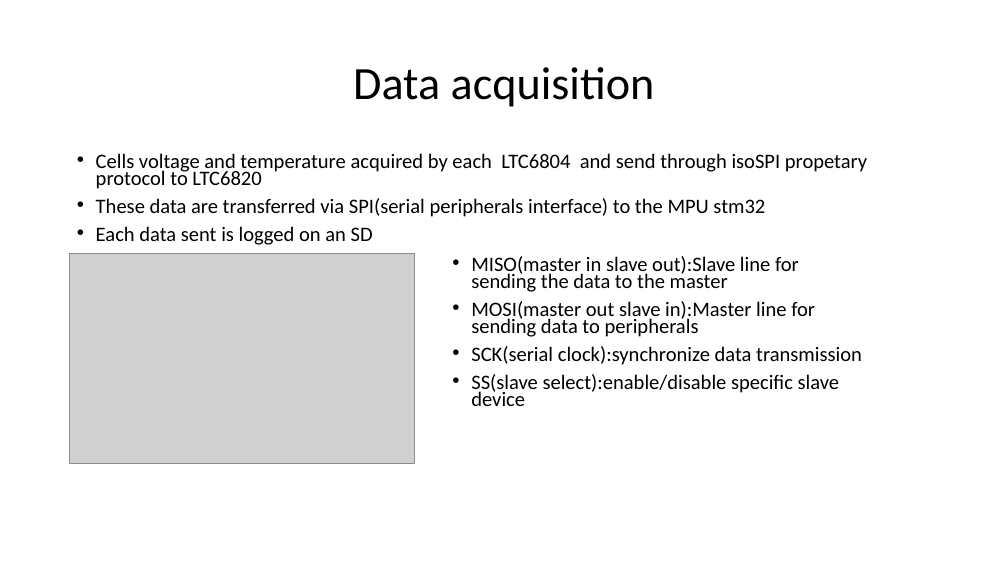
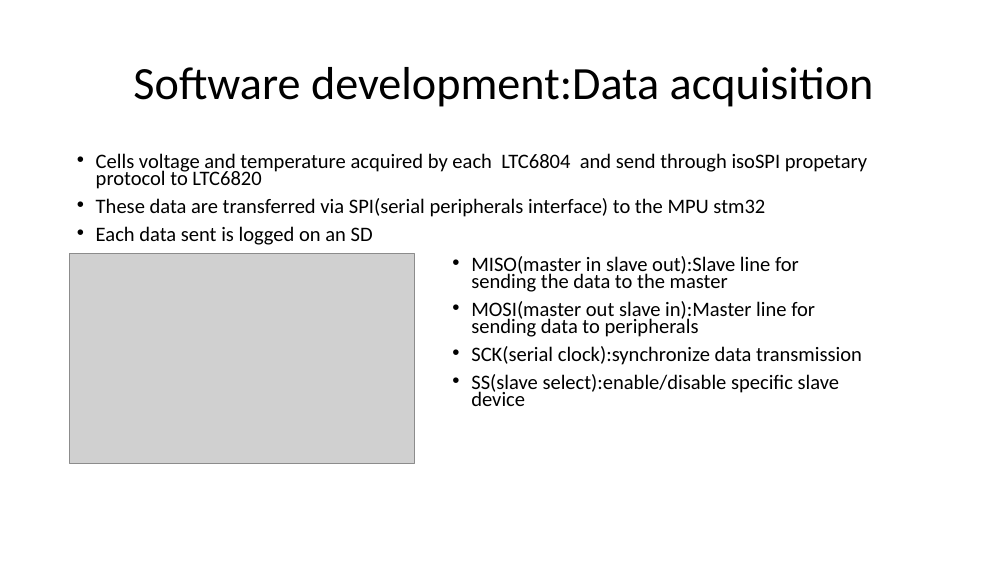
Before and after one commit to eagletrt/chimera-bms, a slide deck: slide 10 of presentazione/Battery management system realization on HV accumulator.pptx. Drawn at 1008x567 pixels with LibreOffice and Linux fonts; fonts in the diff are those of the drawing; grey boxes stand for pictures. Boxes give left, top, right and bottom in pixels: in the first picture for what was removed or moved away, otherwise in the second. Text is boxed around its words. In the diff, an @@ line names an element or a change of style, - is before the commit and + after.

```diff
--- a/presentazione/Battery management system realization on HV accumulator.pptx
+++ b/presentazione/Battery management system realization on HV accumulator.pptx
@@ title at [133,67,874,107]: text changed @@
-Data acquisition
+Software development:Data acquisition
```
Also in this commit, not shown: 2 other slides changed, 1 slide added.
